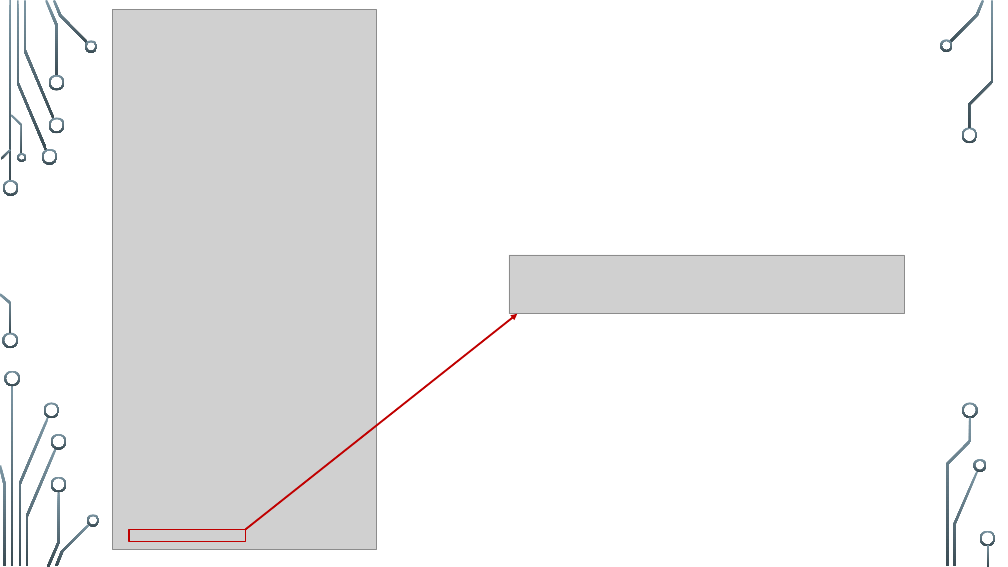
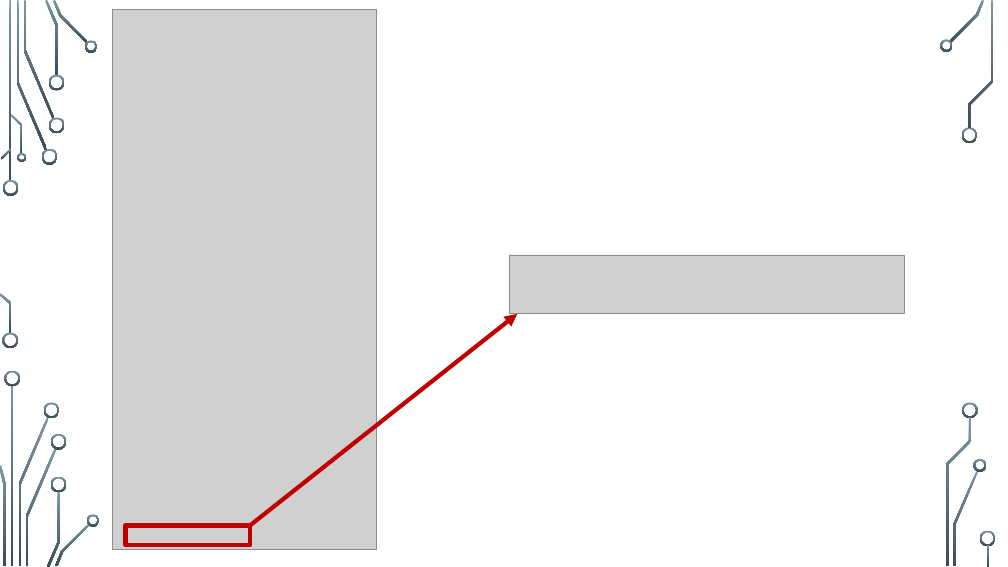
Before and after one commit to StanWarford/case-analysis, a slide deck: slide 10 of SCCUR-slides.pptx (slide 7 before the commit). Drawn at 1008x567 pixels with LibreOffice and Linux fonts; fonts in the diff are those of the drawing; grey boxes stand for pictures; background and template pictures are left out. Boxes give left, top, right and bottom in pixels: in the first picture for what was removed or moved away, otherwise in the second. Text is boxed around its words. In the diff, an @@ line names an element or a change of style, - is before the commit and + after.

```diff
--- a/SCCUR-slides.pptx
+++ b/SCCUR-slides.pptx
@@ arrow moved from (246, 529) - (517, 314) to (250, 526) - (517, 314) @@
@@ arrow (250, 526) - (517, 314): stroke #C00000 1.75 pt to #C00000 4 pt @@
@@ rectangle: place and size @@
-rectangle at [129,529,246,541]
+rectangle at [126,526,250,545]
@@ rectangle at [126,526,250,545]: outline #C00000 1.25 pt to #C00000 4 pt @@
```
Also in this commit, not shown: 4 other slides changed, 2 slides added.
